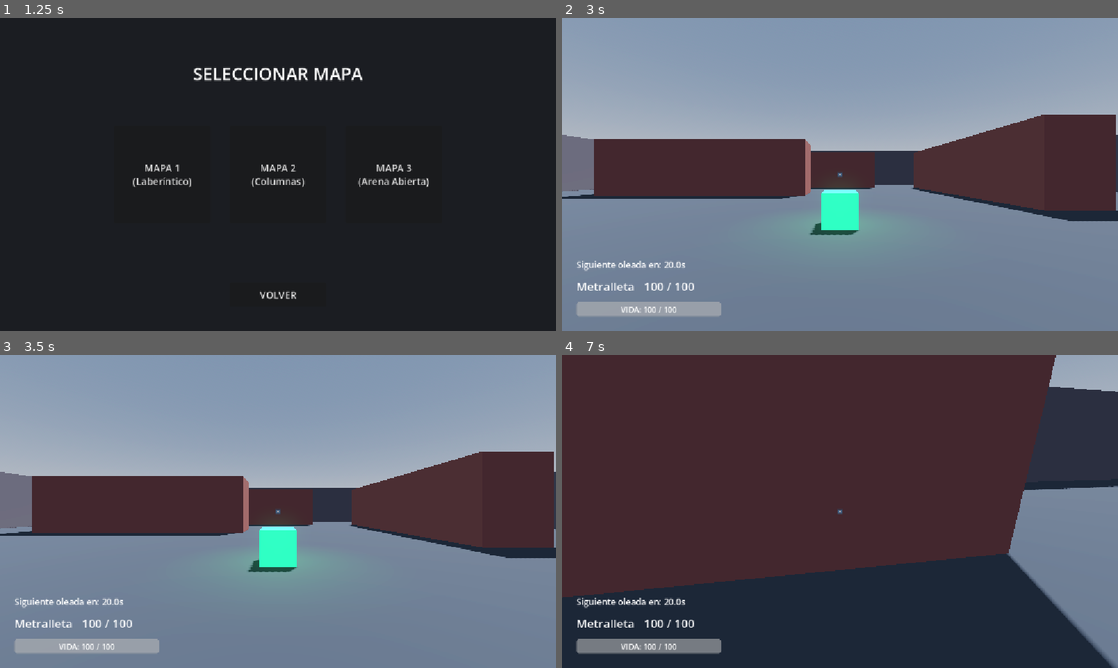
Above: before the commit, frames 1-4 (two rows, left to right).
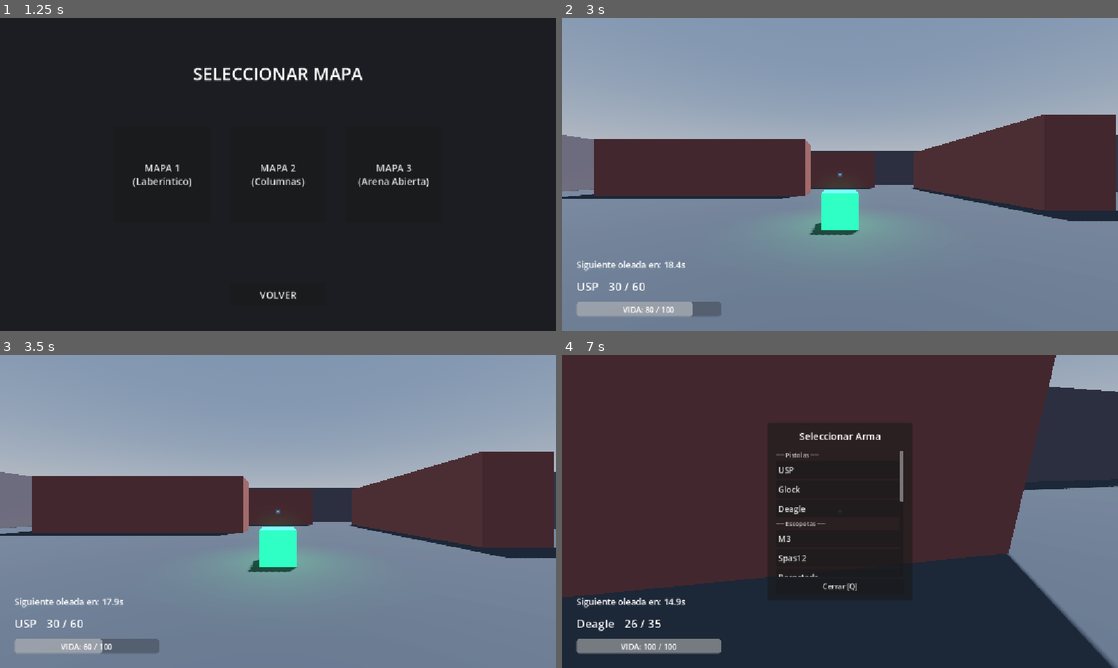
Above: after the commit, the same moments.

Repository: Jillkrav/Fps-Prueba
Game: Godot game, scene res://scenes/main_menu.tscn
The game is run twice, just before and just after one commit, with the same random seed, the same clock (stepped at 60 frames per second) and the same inputs. The engine's default icon, where the game draws it, is replaced by a stand-in: a white triangle on a blue panel in a dark square.
Inputs (mouse positions are in pixels of both pictures, inside the frame that each line leads up to):
- Up to frame 1 (1.25 s): click "JUGAR" at 0.5 s
- Up to frame 2 (3 s): click "MAPA 1 (Laberíntico)" at 1.25 s; click "🔴 EQUIPO ROJO" at 2 s; click "USP" at 2.75 s
- Up to frame 3 (3.5 s): no input
- Up to frame 4 (7 s): tap Enter (ui_accept) at 3.5, 3.77, 4.52, 6.02, 6.77 s; move the mouse to (867, 511) at 3.52 s; hold W from 3.53 s (still down); tap Q at 3.6, 6.6 s; click (867, 511) at 3.67 s; move the mouse to (812, 511) at 4.27 s; tap R at 4.35 s; move the mouse to (851, 505) at 5.02 s; hold F 5.03-5.78 s; move the mouse to (834, 517) at 5.77 s; tap Space at 5.85 s; click (834, 517) at 5.92 s; move the mouse to (878, 514) at 6.52 s

Frame 1 is identical in both runs. In frame 2, 0.7% of the frame differs, in the area x 2-29%, y 77-96%; in frame 3, 0.9%; in frame 4, 14%, in the area x 2-63%, y 21-89%.
Error before the commit: Parse Error: Cannot find member "PAUSE_MODE_PROCESS" in base "Node". (res://scripts/hud.gd:99)

Commit message:
fix(hud): pause_mode -> process_mode (Godot 4)

Diff:
--- a/scripts/hud.gd
+++ b/scripts/hud.gd
@@ -96,9 +96,10 @@
 	if pause_screen.visible:
 		Input.mouse_mode = Input.MOUSE_MODE_VISIBLE
 		get_tree().paused = true
-		pause_mode = Node.PAUSE_MODE_PROCESS
+		process_mode = Node.PROCESS_MODE_ALWAYS
 	else:
 		get_tree().paused = false
+		process_mode = Node.PROCESS_MODE_INHERIT
 		Input.mouse_mode = Input.MOUSE_MODE_CAPTURED
 
 func _esta_una_ui_abierta() -> bool:
@@ -231,6 +232,7 @@
 		pause_screen.visible = false
 		get_tree().paused = false
 		_menu_abierto = false
+		process_mode = Node.PROCESS_MODE_INHERIT
 		Input.mouse_mode = Input.MOUSE_MODE_CAPTURED
 
 func _on_btn_menu_pressed() -> void:
